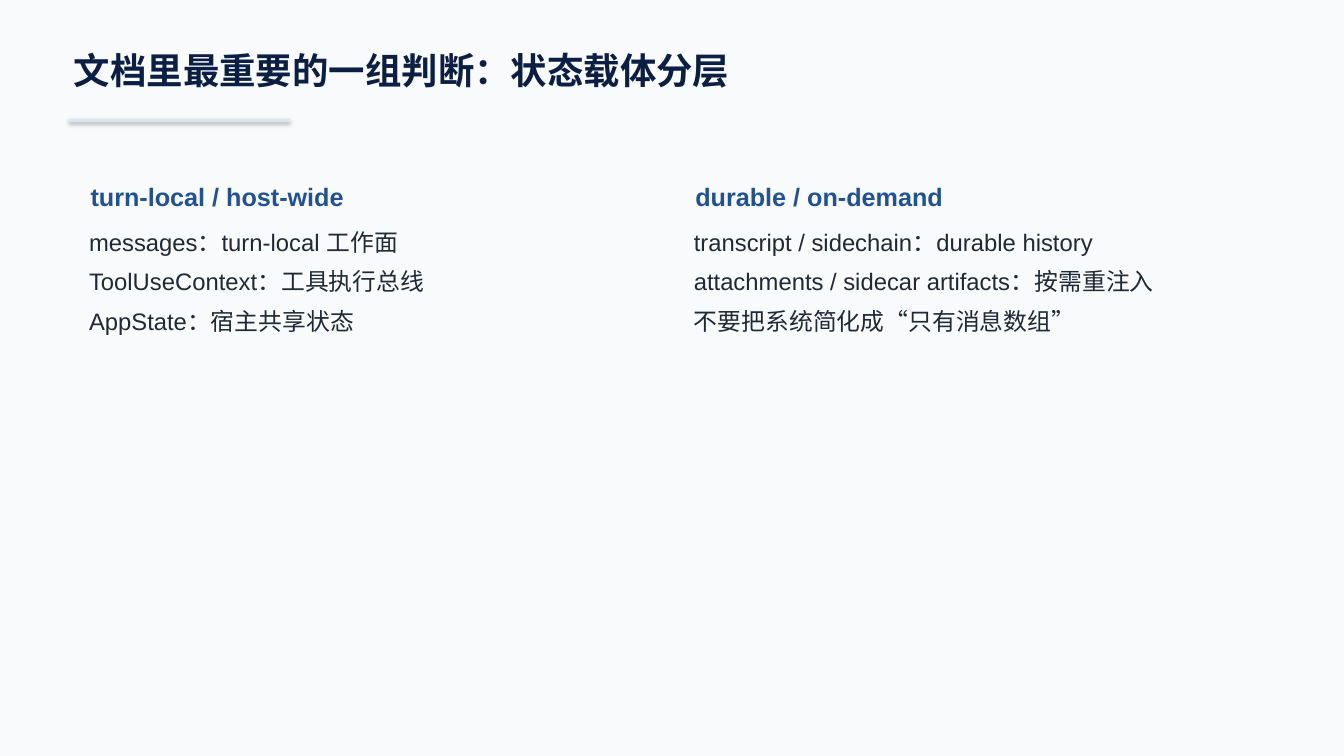
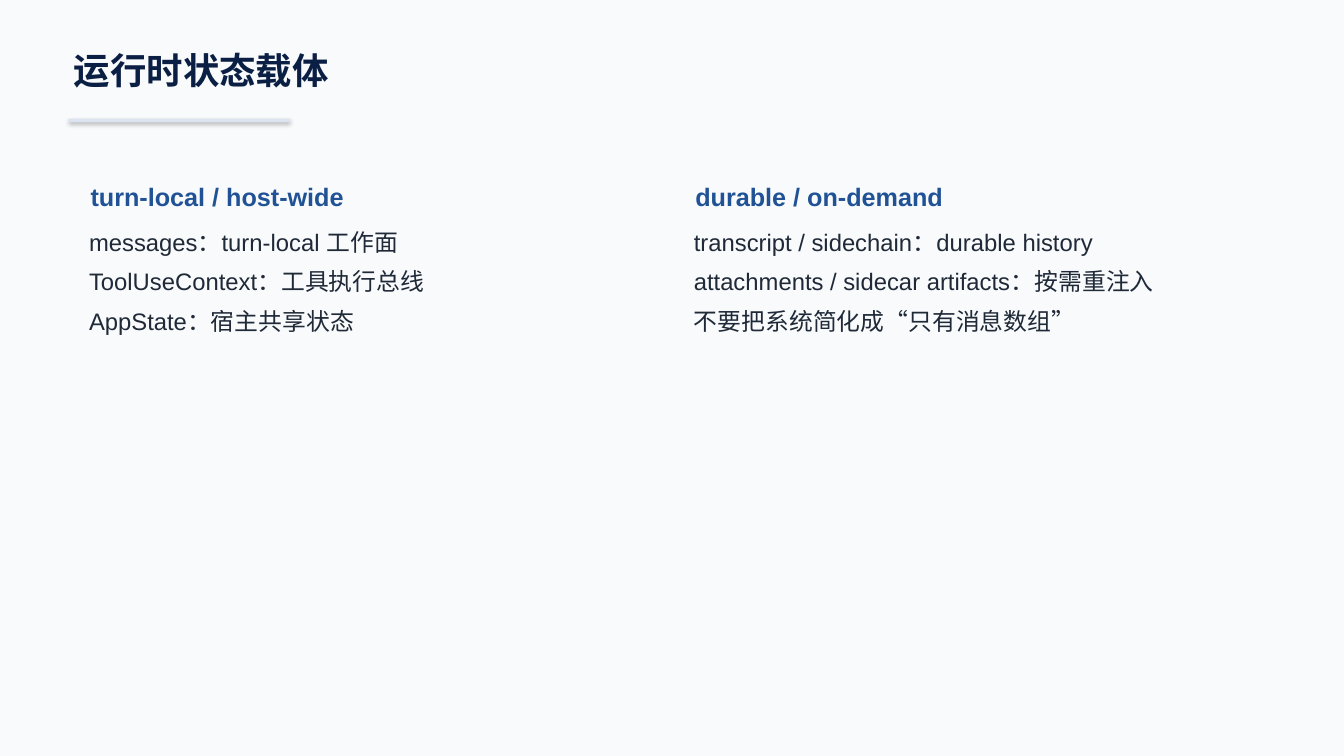
Before and after one commit to boboliu-1010/ccode, a slide deck: slide 16 of docs/zh/00-代码总览与运行时走读-WPS兼容版.pptx. Drawn at 1344x756 pixels with LibreOffice and Linux fonts; fonts in the diff are those of the drawing. Boxes give left, top, right and bottom in pixels: in the first picture for what was removed or moved away, otherwise in the second. Text is boxed around its words. In the diff, an @@ line names an element or a change of style, - is before the commit and + after.

```diff
--- a/docs/zh/00-代码总览与运行时走读-WPS兼容版.pptx
+++ b/docs/zh/00-代码总览与运行时走读-WPS兼容版.pptx
@@ text at (74,52,329,88): text changed @@
-文档里最重要的一组判断：状态载体分层
+运行时状态载体
```
Also in this commit, not shown: 4 other slides changed, 1 other file.
